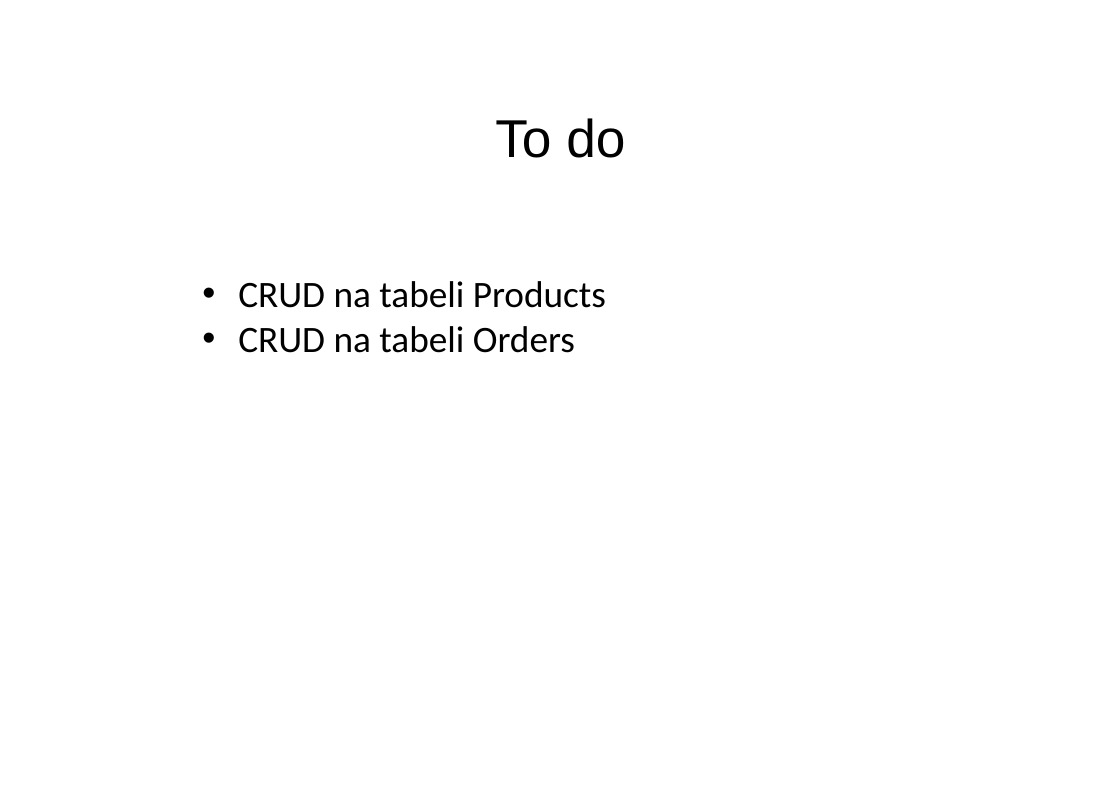
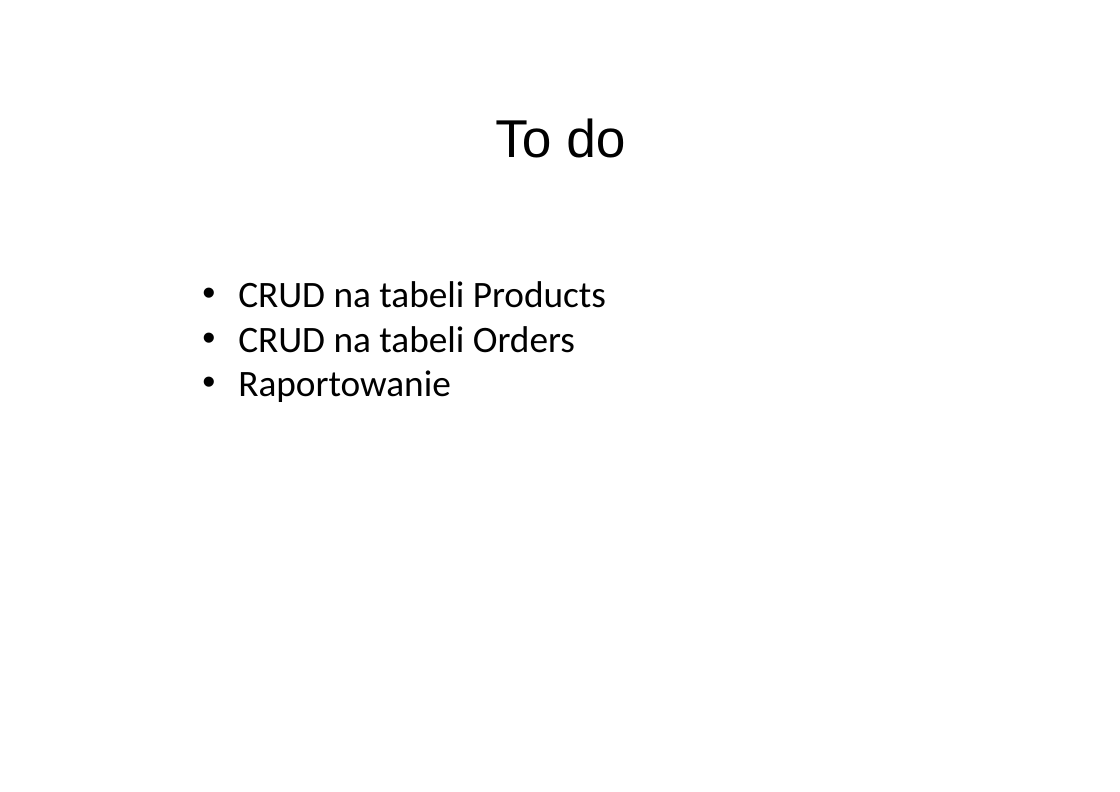
Before and after one commit to robertcialowicz/bazydanych2, a slide deck: slide 5 of Lab02.pptx. Drawn at 1120x792 pixels with LibreOffice and Linux fonts; fonts in the diff are those of the drawing; background and template pictures are left out. Boxes give left, top, right and bottom in pixels: in the first picture for what was removed or moved away, otherwise in the second. Text is boxed around its words. In the diff, an @@ line names an element or a change of style, - is before the commit and + after.

```diff
--- a/Lab02.pptx
+++ b/Lab02.pptx
@@ text at [238,370,451,402]: paragraph added @@
+• Raportowanie
```
Also in this commit, not shown: 1 other file.
